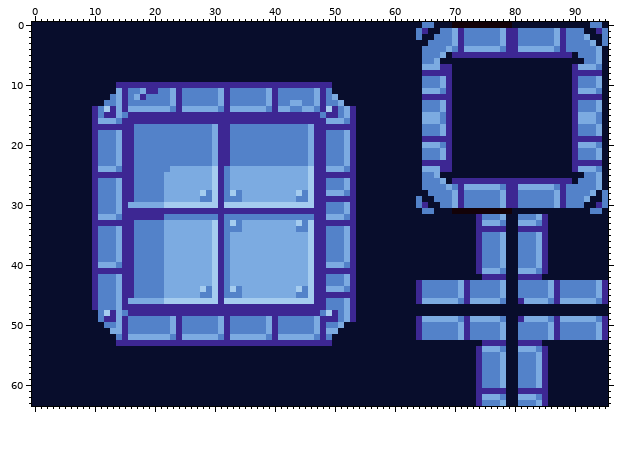
Two versions of one sprite sheet, Sprites/tilemap.png. This is how it looked before the edit.
The file is 96x64 pixels.
New version:
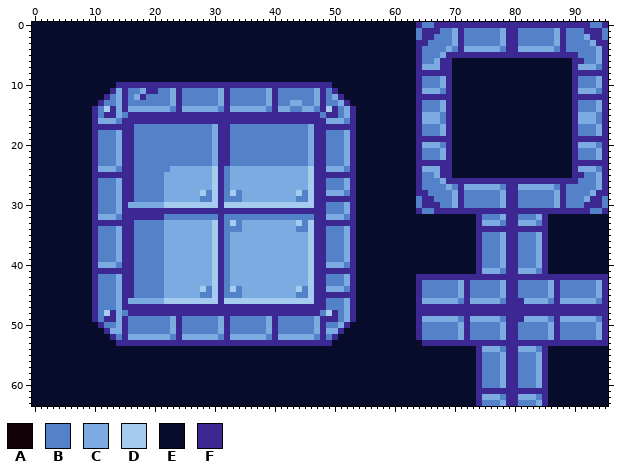
Palette (. is transparent): A #130208  B #5382c9  C #7cabe1  D #a5ccef  E #080d2c  F #3d2793
The commit says: fixed tileset issue
Change:
Changed rows in their new state; - is an unchanged pixel.
first column x 10:
 0 ------------------------------------------------------F--FFFFFFFFFFFFFFFFFFFFFFFFFF--F
 1 --------------------------------------------------------FF------------------------FF--
 2 -------------------------------------------------------FF--------------------------FF-
 3 ------------------------------------------------------FF----------------------------FF
 4 ------------------------------------------------------F------------------------------F
 5 ------------------------------------------------------F----F--------------------F----F
 6 ------------------------------------------------------F---FF--------------------FF---F
 7 ------------------------------------------------------F------------------------------F
 8 ------------------------------------------------------F------------------------------F
 9 ------------------------------------------------------F------------------------------F
10 ------------------------------------------------------F------------------------------F
11 ---F------------------------------------F-------------F------------------------------F
12 --F--------------------------------------F------------F------------------------------F
13 -F----------------------------------------F-----------F------------------------------F
14 ------------------------------------------------------F------------------------------F
15 ------------------------------------------------------F------------------------------F
16 ------------------------------------------------------F------------------------------F
17 ------------------------------------------------------F------------------------------F
18 ------------------------------------------------------F------------------------------F
19 ------------------------------------------------------F------------------------------F
20 ------------------------------------------------------F------------------------------F
21 ------------------------------------------------------F------------------------------F
22 ------------------------------------------------------F------------------------------F
23 ------------------------------------------------------F------------------------------F
24 ------------------------------------------------------F------------------------------F
25 ------------------------------------------------------F---FF--------------------FF---F
26 ------------------------------------------------------F----F--------------------F----F
27 ------------------------------------------------------F------------------------------F
28 ------------------------------------------------------FF----------------------------FF
29 -------------------------------------------------------FF--------------------------FF-
30 --------------------------------------------------------FF------------------------FF--
31 ------------------------------------------------------F--FFFFFFFFFFFFFFFFFFFFFFFFFF--F
32 ---------------------------------------------------------------------FF---------------
33 ---------------------------------------------------------------------FF---------------
34 ---------------------------------------------------------------------FF---------------
35 ---------------------------------------------------------------------FF---------------
36 ---------------------------------------------------------------------FF---------------
37 ---------------------------------------------------------------------FF---------------
38 ---------------------------------------------------------------------FF---------------
39 ---------------------------------------------------------------------FF---------------
40 ---------------------------------------------------------------------FF---------------
41 ---------------------------------------------------------------------FF---------------
42 ------------------------------------------------------FFFFFFFFFFF----FF----FFFFFFFFFFF
43 ---------------------------------------------------------------------FF---------------
44 ---------------------------------------------------------------------FF---------------
45 ---------------------------------------------------------------------FF---------------
46 ---------------------------------------------------------------------FF---------------
47 ------------------------------------------------------FFFFFFFFFFFFFFFFFFFFFFFFFFFFFFFF
48 F-----------------------------------------------------FFFFFFFFFFFFFFFFFFFFFFFFFFFFFFFF
49 F--------------------------------------------------------------------FF---------------
50 -F----------------------------------------F--------------------------FF---------------
51 --F--------------------------------------F---------------------------FF---------------
52 ---F------------------------------------F----------------------------FF---------------
53 -------------------------------------------------------FFFFFFFFFF----FF----FFFFFFFFFFF
54 ---------------------------------------------------------------------FF---------------
55 ---------------------------------------------------------------------FF---------------
56 ---------------------------------------------------------------------FF---------------
57 ---------------------------------------------------------------------FF---------------
58 ---------------------------------------------------------------------FF---------------
59 ---------------------------------------------------------------------FF---------------
60 ---------------------------------------------------------------------FF---------------
61 ---------------------------------------------------------------------FF---------------
62 ---------------------------------------------------------------------FF---------------
63 ---------------------------------------------------------------------FF---------------
